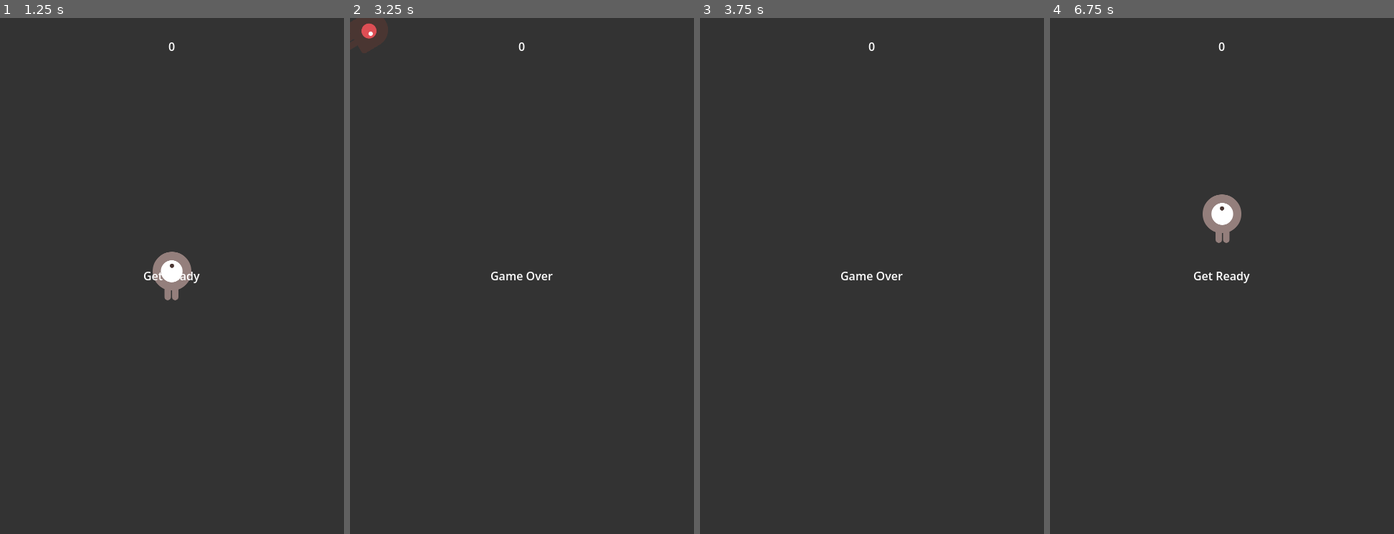
Above: before the commit, frames 1-4 (left to right).
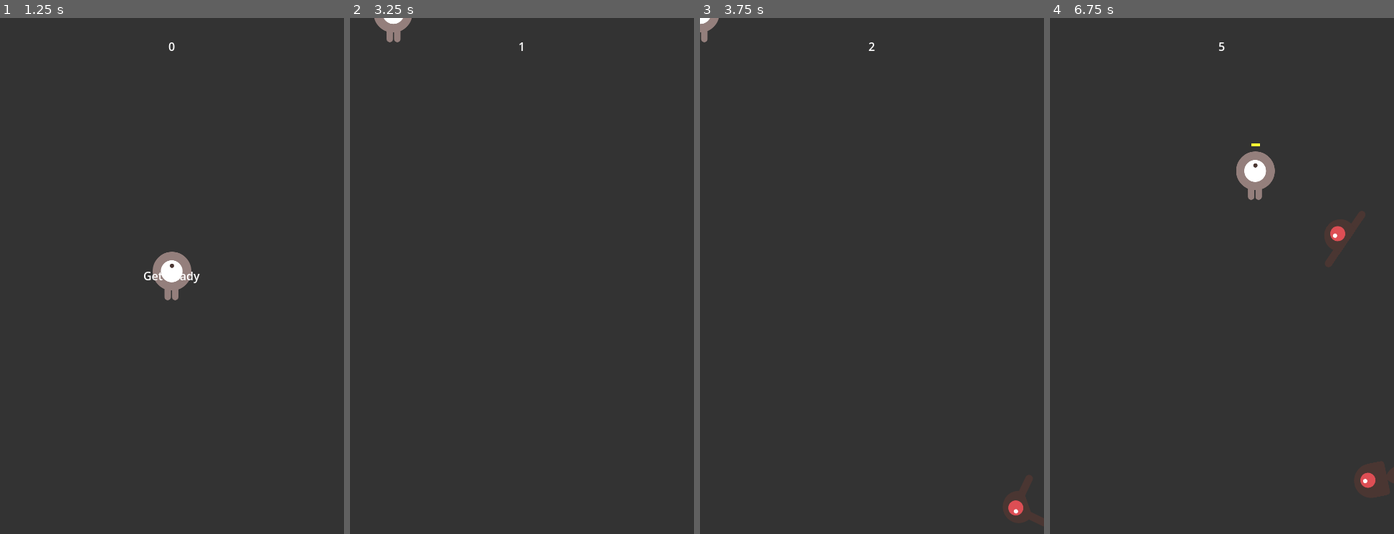
Above: after the commit, the same moments.

Repository: dravidian117/proj-1
Game: Godot game, scene res://main.tscn
Same seed, same stepped clock (60 frames per second), same inputs: the game is played once before the commit and once after it.
Inputs (mouse positions are in pixels of both pictures, inside the frame that each line leads up to):
- Up to frame 1 (1.25 s): click "Start" at 0.5 s
- Up to frame 2 (3.25 s): tap Enter at 1.25 s; hold W (move_up) 1.28-2.78 s; tap Space (shoot) at 1.35, 2.1, 2.85 s; hold A (move_left) from 2.78 s (still down)
- Up to frame 3 (3.75 s): keep holding A (move_left); tap Space (shoot) at 3.6 s
- Up to frame 4 (6.75 s): release A (move_left) at 4.28 s; hold S (move_down) 4.28-5.03 s; tap Space (shoot) at 4.35, 5.1, 6.6 s; hold D (move_right) 5.03-5.75 s; click (1222, 492) at 5.75 s, where only the run before the commit has a clickable "Start"; hold W (move_up) from 6.53 s (still down)

Frame 1 is identical in both runs. In frame 2, 0.6% of the frame differs, in the area x 3-59%, y 0-51%; in frame 3, 0.4%; in frame 4, 1.9%, in the area x 41-95%, y 4-92%.

Commit message:
Prevent creeps from colliding with each other

Diff:
--- a/Mob.tscn
+++ b/Mob.tscn
@@ -49,8 +49,8 @@
 height = 70.0
 
 [node name="RigidBody2D" type="RigidBody2D" unique_id=116354988]
-collision_layer = 1
-collision_mask = 1
+collision_layer = 2
+collision_mask = 0
 gravity_scale = 0.0
 script = ExtResource("1_ejbti")
 metadata/_edit_group_ = true
--- a/bullet.gd
+++ b/bullet.gd
@@ -7,8 +7,8 @@
     add_to_group("bullets")
     monitoring = true
     monitorable = true
-    collision_layer = 1
-    collision_mask = 1
+    collision_layer = 4
+    collision_mask = 2
     $VisibleOnScreenNotifier2D.screen_exited.connect(_on_visible_on_screen_notifier_2d_screen_exited)
     body_entered.connect(_on_body_entered)
     area_entered.connect(_on_area_entered)
--- a/bullet.tscn
+++ b/bullet.tscn
@@ -7,8 +7,8 @@
 
 [node name="Bullet" type="Area2D"]
 script = ExtResource("1_xd8m0")
-collision_layer = 1
-collision_mask = 1
+collision_layer = 4
+collision_mask = 2
 
 [node name="CollisionShape2D" type="CollisionShape2D" parent="."]
 shape = SubResource("RectangleShape2D_1")
--- a/player.tscn
+++ b/player.tscn
@@ -36,6 +36,7 @@
 height = 68.0
 
 [node name="Player" type="Area2D" unique_id=875605389]
+collision_mask = 2
 script = ExtResource("1_sweqy")
 metadata/_edit_group_ = true
 
Not shown, changed: dodge-the-creeps/index.html
Not shown, changed: godot-world-completed.zip
